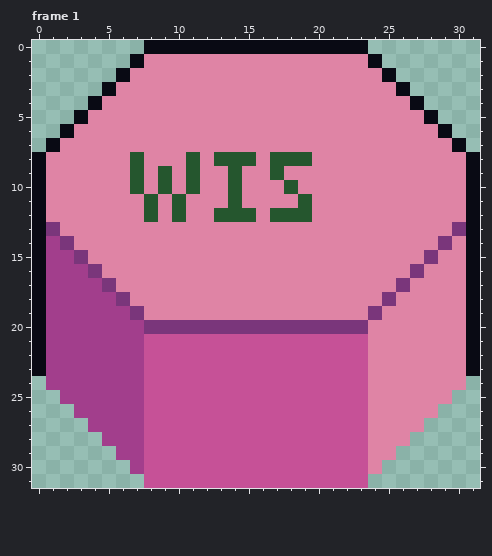
Edited in one commit: pixel-art file (sprites/towers/tower_wisdom_wellspring_placeholder.aseprite). That is the earlier state.
32x32 pixels, 1 frame. Shown: frame 1. The commit also changed other frames, which this record leaves out.
The result:
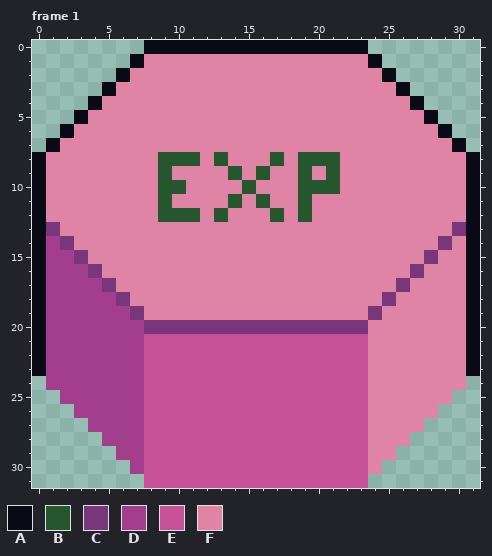
Palette (. is transparent): A #090a14  B #25562e  C #7a367b  D #a23e8c  E #c65197  F #df84a5
Message: Continued adding exp tower.
From old to new:
layer "Layer 2" added
--- frame 1, layers "Layer 2", "Layer 1"
@@ x 5..23 @@
  7 FFFFFFFFFFFFFFFFFFF
- 8 FFBFFFBFBBBFBBBFFFF
- 9 FFBFBFBFFBFFBFFFFFF
-10 FFBFBFBFFBFFFBFFFFF
-11 FFFBFBFFFBFFFFBFFFF
-12 FFFBFBFFBBBFBBBFFFF
+ 8 FFFFBBBFBFFFBFBBBFF
+ 9 FFFFBFFFFBFBFFBFBFF
+10 FFFFBBFFFFBFFFBBBFF
+11 FFFFBFFFFBFBFFBFFFF
+12 FFFFBBBFBFFFBFBFFFF
 13 FFFFFFFFFFFFFFFFFFF
Boxes around the changes in both pictures, in picture pixels (x1, y1, x2, y2):
changed: (130, 152, 340, 222)
